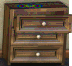
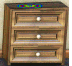
Before/after of a 72x66 layered artwork. What changed in the layer stack:
hid "ark_open" over [6,0,72,36]
added layer "Слой 2 копия" above "Слой 2" over [0,0,69,66]
hid "Слой 2" over [0,0,69,66]